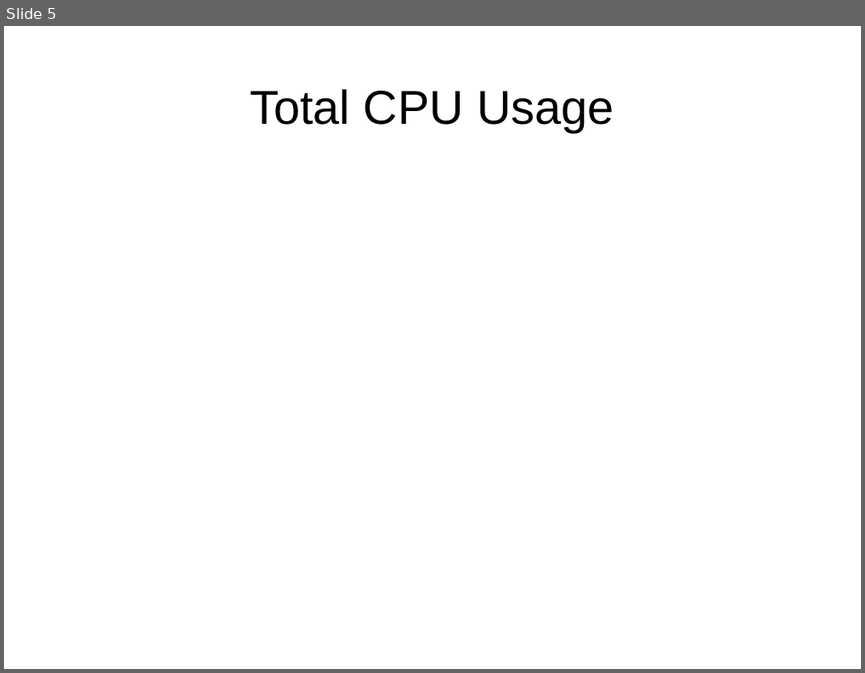
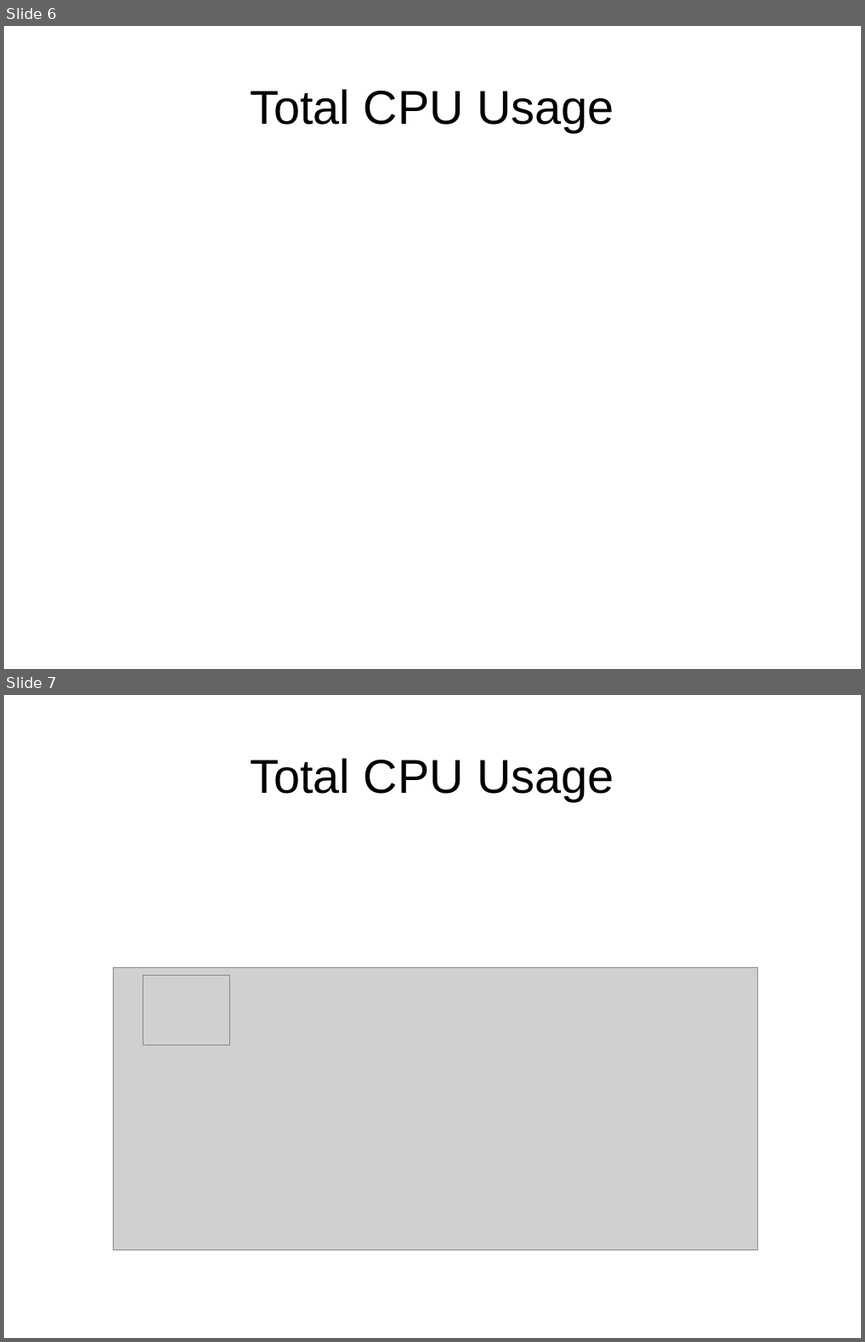
Before and after one commit to proffessorx/Gazebo-MultiRobot, a slide deck: src/Multirobot_Evaluation/Multi-robot Eval present.odp. Shown one above the other, each under a label of ours: slide 5 before the commit, slides 6 and 7 after it. The pictures are 865x673 and 865x1342 pixels, drawn with LibreOffice and Linux fonts; fonts in the diff are those of the drawing; grey boxes stand for pictures. Boxes give left, top, right and bottom in pixels: in the first picture for what was removed or moved away, otherwise in the second. Text is boxed around its words. In the diff, an @@ line names an element or a change of style, - is before the commit and + after.

```diff
--- a/src/Multirobot_Evaluation/Multi-robot Eval present.odp
+++ b/src/Multirobot_Evaluation/Multi-robot Eval present.odp
@@ slide 7 added at (x1=4, y1=695, x2=861, y2=1338), background #FFFFFF @@
@@ title added at (x1=250, y1=758, x2=613, y2=801), 44 pt, text #000000 @@
+Total CPU Usage
@@ picture added at (x1=113, y1=967, x2=758, y2=1250) @@
@@ picture added at (x1=143, y1=975, x2=229, y2=1045) @@
@@ what was slide 5 is now slide 6 @@
```
Also in this commit, not shown: 1 other slide added, 1 other file.
